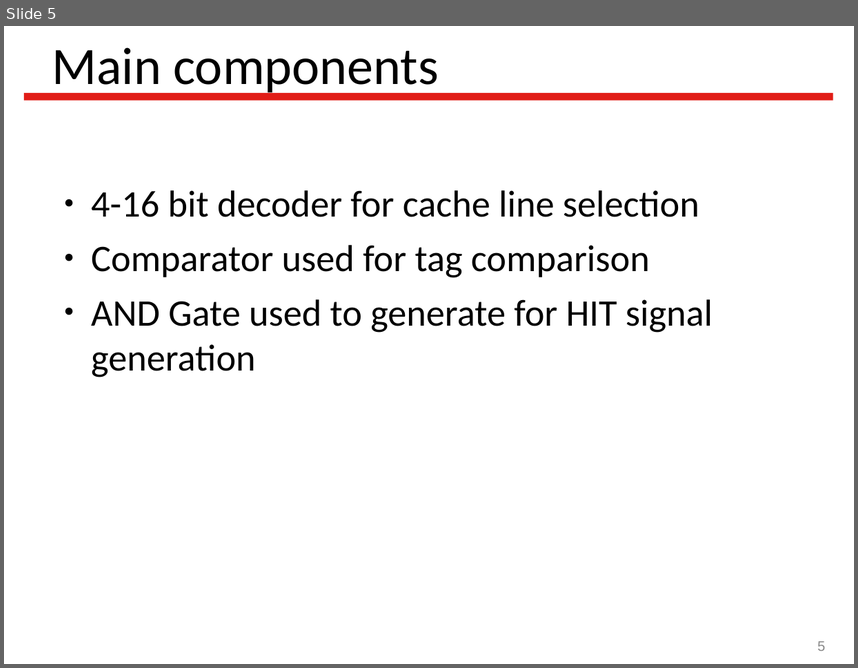
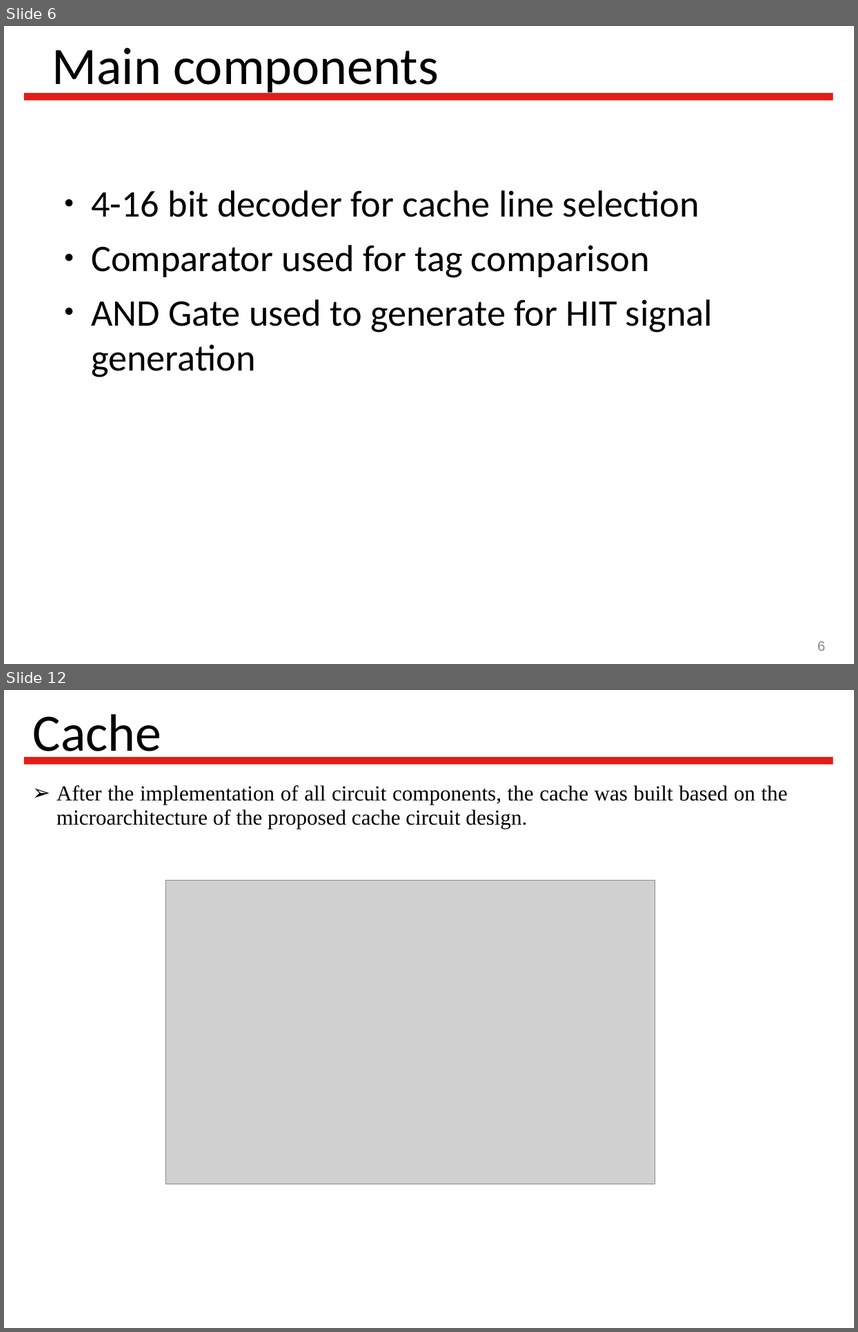
Before and after one commit to Latootoo/ECSE_548, a slide deck: Reports/presentation/Vlsi_project_presentation.ppt. Shown one above the other, each under a label of ours: slide 5 before the commit, slides 6 and 12 after it; the slides between them are not shown. The pictures are 858x668 and 858x1332 pixels, drawn with LibreOffice and Linux fonts; fonts in the diff are those of the drawing; grey boxes stand for pictures; background and template pictures are left out. Boxes give left, top, right and bottom in pixels: in the first picture for what was removed or moved away, otherwise in the second. Text is boxed around its words. In the diff, an @@ line names an element or a change of style, - is before the commit and + after.

```diff
--- a/Reports/presentation/Vlsi_project_presentation.ppt
+++ b/Reports/presentation/Vlsi_project_presentation.ppt
@@ slide 12 added at bbox=[4, 690, 854, 1328], background #FFFFFF; not listed: 1 template element that a slide beside it also shows @@
@@ title added at bbox=[33, 714, 162, 763], 49 pt, text #000000 @@
+Cache
@@ text added at bbox=[56, 785, 788, 829], 20 pt, text #000000 @@
+➢ After the implementation of all circuit components, the cache was built based on the microarchitecture of the proposed cache circuit design.
@@ picture added at bbox=[166, 880, 655, 1183] @@
@@ what was slide 5 is now slide 6 @@
@@ page number at bbox=[818, 641, 825, 650]: text changed @@
-5
+6
```
Also in this commit, not shown: 4 slides changed, 12 other slides added, 5 other files.
